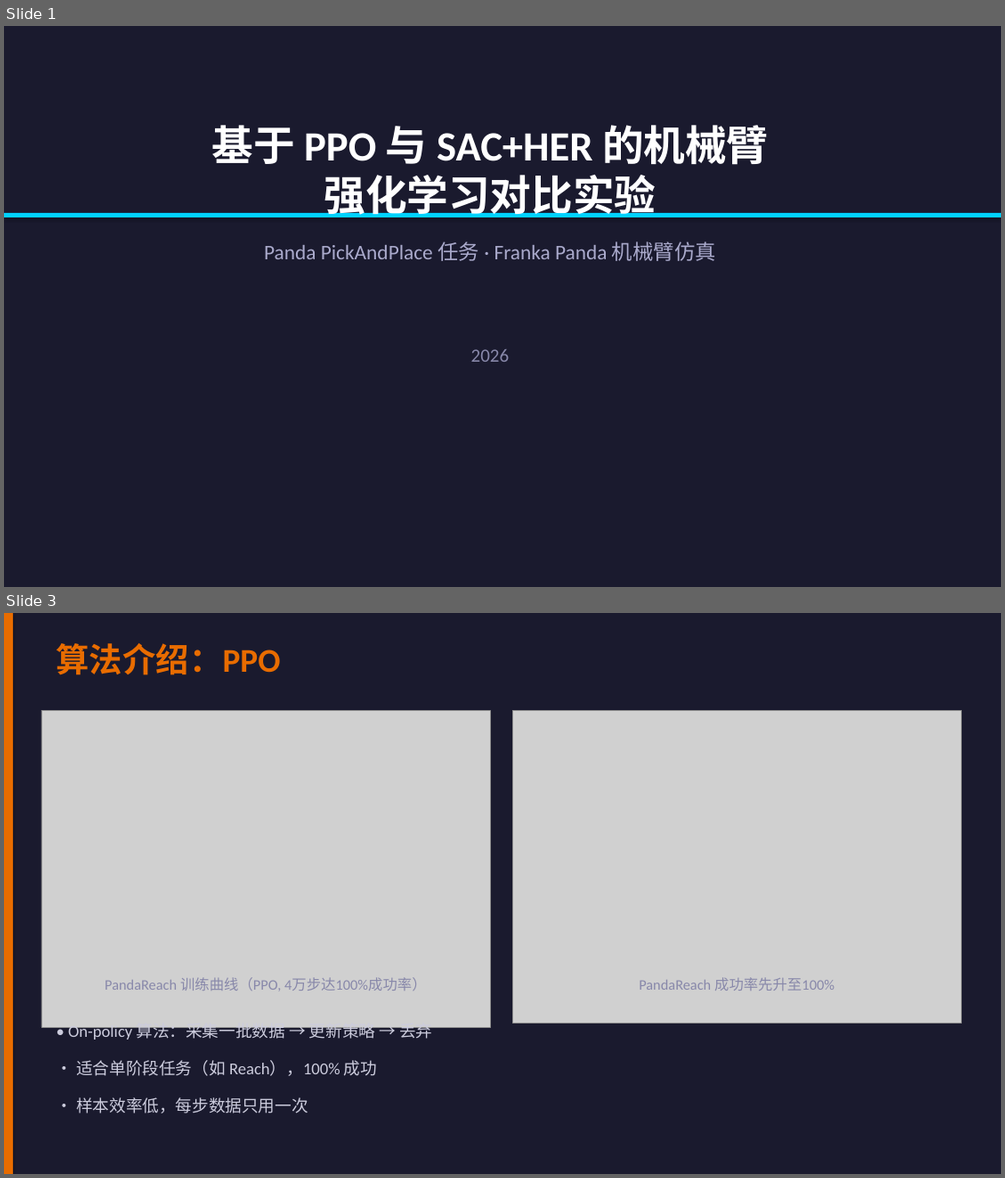
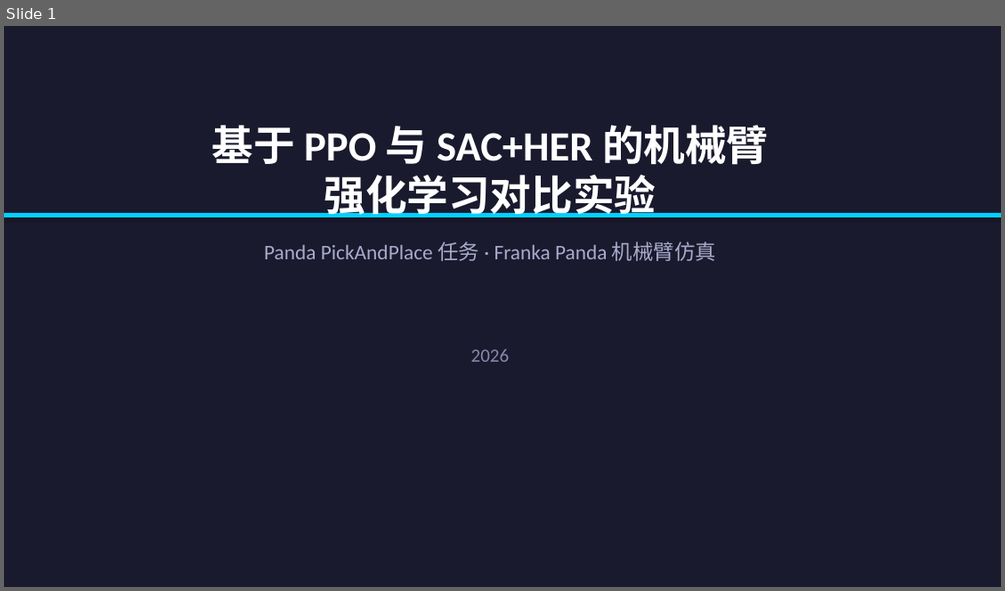
Before and after one commit to baobaolong777/RLStudy, a slide deck: 汇报PPT_PPO_vs_SAC_HER.pptx. Shown one above the other, each under a label of ours: slides 1 and 3 before the commit, slide 1 after it; the slides between them are not shown. The pictures are 1005x1178 and 1005x591 pixels, drawn with LibreOffice and Linux fonts; fonts in the diff are those of the drawing; grey boxes stand for pictures. Boxes give left, top, right and bottom in pixels: in the first picture for what was removed or moved away, otherwise in the second. Text is boxed around its words. In the diff, an @@ line names an element or a change of style, - is before the commit and + after.

```diff
--- a/汇报PPT_PPO_vs_SAC_HER.pptx
+++ b/汇报PPT_PPO_vs_SAC_HER.pptx
@@ slide 3 removed at (4, 613, 1001, 1174), background #1A1A2E @@
@@ rectangle removed at (4, 613, 13, 1174) @@
@@ text removed at (57, 643, 281, 675) @@
-算法介绍：PPO
@@ picture removed at (41, 710, 490, 1027) @@
@@ picture removed at (512, 710, 961, 1022) @@
@@ text removed at (105, 977, 427, 990) @@
-PandaReach 训练曲线（PPO, 4万步达100%成功率）
@@ text removed at (639, 977, 834, 990) @@
-PandaReach 成功率先升至100%
@@ text removed at (68, 1020, 432, 1042) @@
-• On-policy 算法：采集一批数据 → 更新策略 → 丢弃
@@ text removed at (76, 1060, 377, 1076) @@
-• 适合单阶段任务（如 Reach），100% 成功
@@ text removed at (76, 1097, 307, 1113) @@
-• 样本效率低，每步数据只用一次
```
Also in this commit, not shown: 5 slides changed, 6 slides added, 2 other slides removed, 1 other file.
